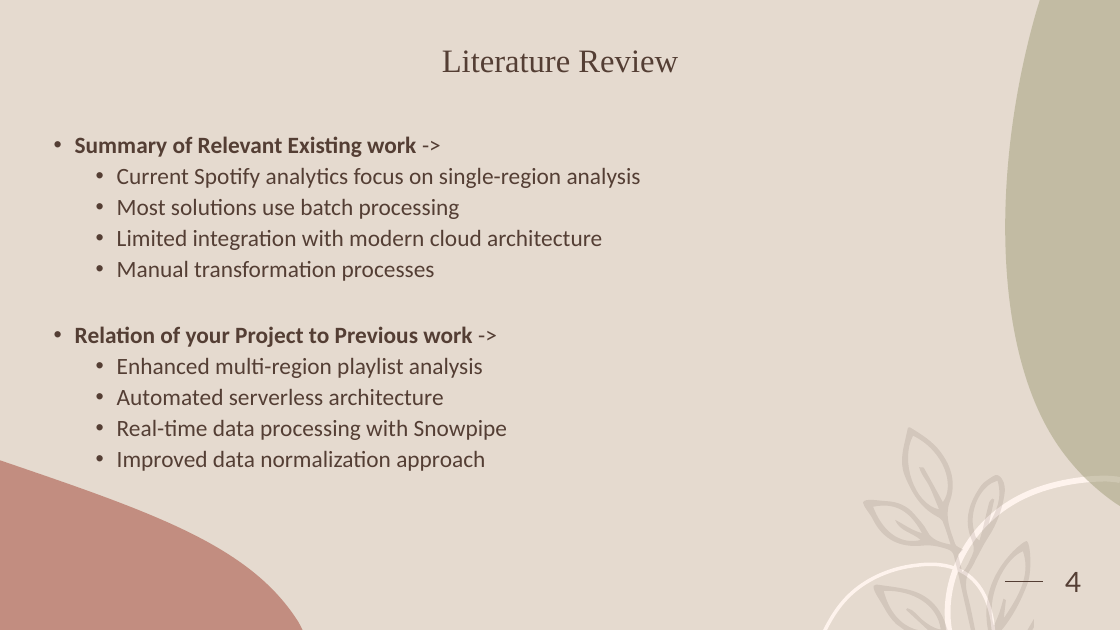
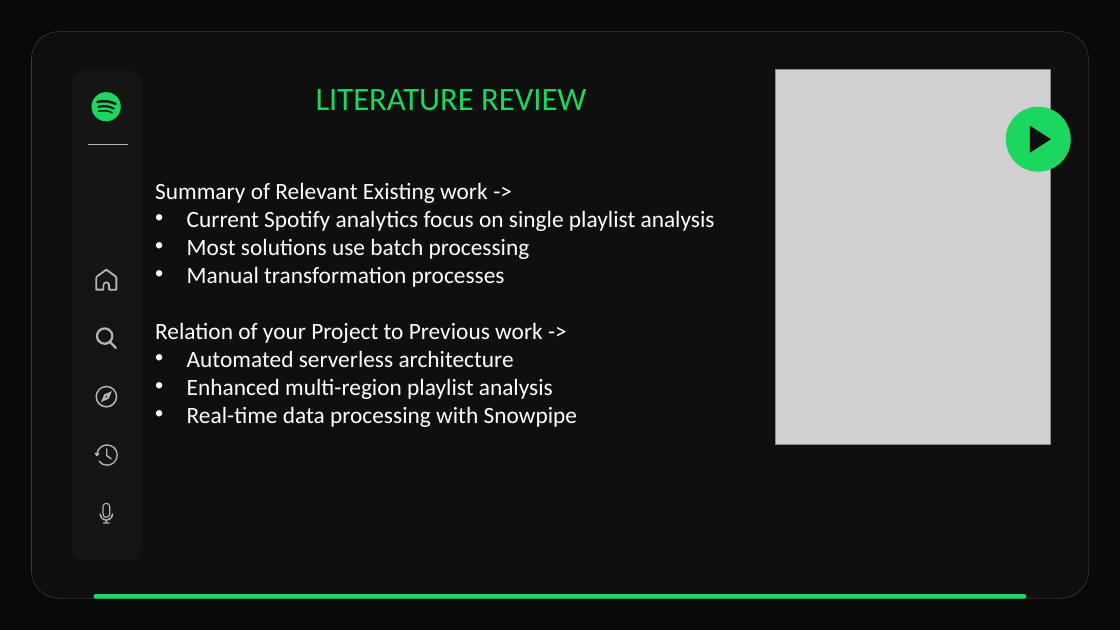
Before and after one commit to PavanKumar06/SpotifyDataPipeline, a slide deck: slide 4 of IDMP_Project.pptx. Drawn at 1120x630 pixels with LibreOffice and Linux fonts; fonts in the diff are those of the drawing; grey boxes stand for pictures. Boxes give left, top, right and bottom in pixels: in the first picture for what was removed or moved away, otherwise in the second. Text is boxed around its words. In the diff, an @@ line names an element or a change of style, - is before the commit and + after.

```diff
--- a/IDMP_Project.pptx
+++ b/IDMP_Project.pptx
@@ background #E5DACF to #090909 @@
@@ freeform shape removed at (1005,0,1120,506) @@
@@ freeform shape added at (31,32,1089,599), fill #0F0F0F, outline #5A5A5A 0.25 pt @@
@@ text "LITERATURE REVIEW" at (316,89,586,111): vertical alignment bottom to top @@
@@ text at (316,89,586,111): text changed; font Times New Roman to Calibri; text colour #543E34 to #1BD75F @@
-Literature Review
+LITERATURE REVIEW
@@ picture added at (776,70,1051,444) @@
@@ ellipse added at (1006,107,1070,171), fill #1BD75F @@
@@ freeform shape added at (1030,126,1051,153), fill #0F0F0F @@
@@ text "Summary of Relevant Existing work ...": place and size @@
-text "Summary of Relevant Existing work ..." at (75,136,641,471)
+text "Summary of Relevant Existing work ..." at (155,182,715,427)
@@ text at (155,182,577,427): text colour #543E34 to #FFFFFF in "Summary of Relevant Existing work ->", "Most solutions use batch processing", "Manual transformation processes", "Relation of your Project to Previous work ..." and 2 more places; bold off in "Summary of Relevant Existing work", "Relation of your Project to Previous work"; bullet • to none; line spacing 0.9 to 1; less space between paragraphs; list level 2 to 1 in "Most solutions use batch processing"; list level 2 to 1 in "Manual transformation processes"; list level 2 to 1 in "Enhanced multi-region playlist analysis"; list level 2 to 1 in "Real-time data processing with Snowpipe" @@
@@ text at (117,230,602,250): paragraph removed @@
-  • Limited integration with modern cloud architecture
@@ text at (187,210,715,231): text changed; text colour #543E34 to #FFFFFF @@
-  • Current Spotify analytics focus on single-region analysis
+• Current Spotify analytics focus on single playlist analysis
@@ text at (187,350,514,367): paragraph added @@
+• Automated serverless architecture
@@ text at (117,389,444,405): paragraph removed @@
-  • Automated serverless architecture
@@ freeform shape removed at (863,428,1033,630) @@
@@ freeform shape removed at (0,460,304,630) @@
@@ text at (117,451,485,471): paragraph removed @@
-  • Improved data normalization approach
@@ freeform shape removed at (948,479,1120,630) @@
@@ group added at (71,70,141,560): 10 freeform shapes, 1 rounded rectangle @@
@@ freeform shape removed at (824,565,994,630) @@
@@ freeform shape added at (93,594,1027,598), fill #1BD75F @@
@@ line removed from (1005, 581) to (1044, 581) @@
@@ page number removed at (1065,572,1081,592) @@
-4
```
Also in this commit, not shown: 3 other slides changed, 15 slides added, 5 slides removed, 1 other file.
